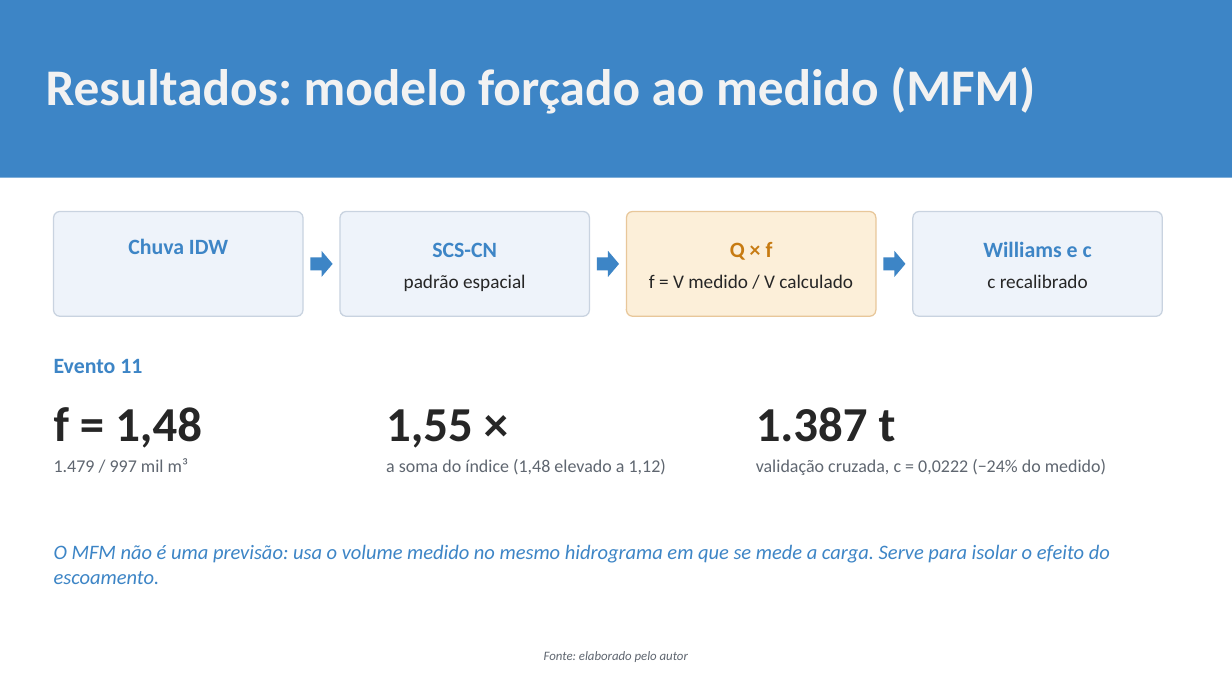
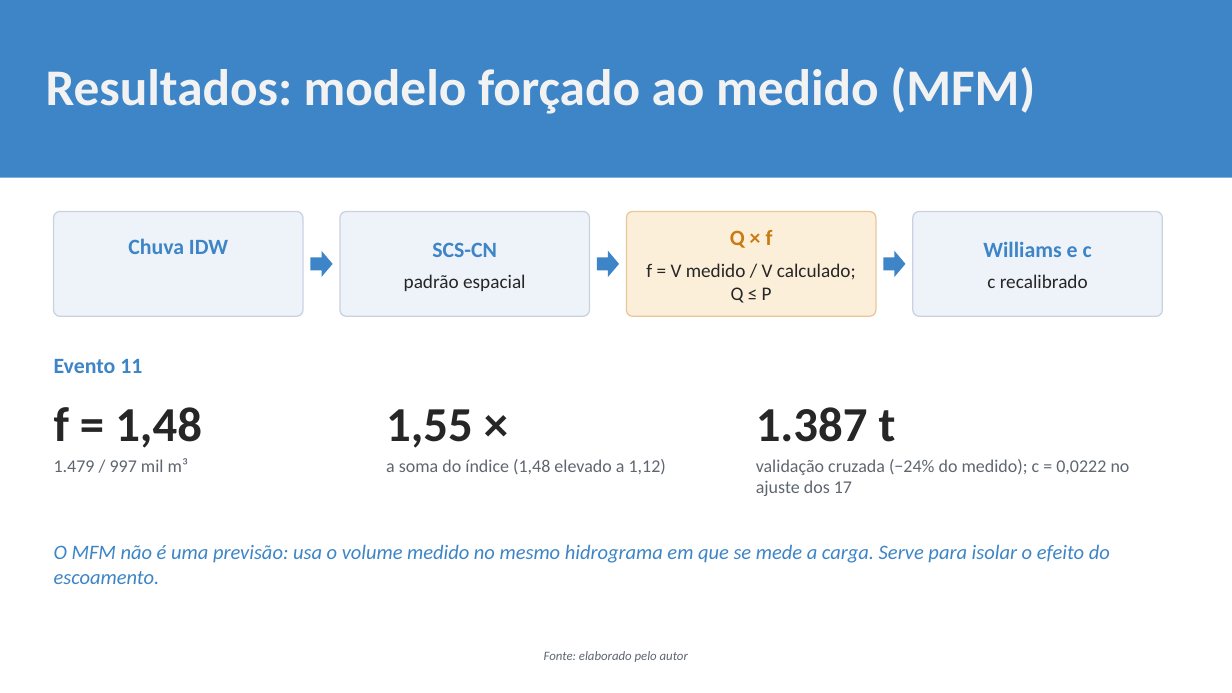
Before and after one commit to mateusvivarelli/TCC, a slide deck: slide 24 of Apresentacao/slideTCC_18-11_sugestoes.pptx (slide 23 before the commit). Drawn at 1232x693 pixels with LibreOffice and Linux fonts; fonts in the diff are those of the drawing; background and template pictures are left out. Boxes give left, top, right and bottom in pixels: in the first picture for what was removed or moved away, otherwise in the second. Text is boxed around its words. In the diff, an @@ line names an element or a change of style, - is before the commit and + after.

```diff
--- a/Apresentacao/slideTCC_18-11_sugestoes.pptx
+++ b/Apresentacao/slideTCC_18-11_sugestoes.pptx
@@ text at (646,263,856,303): text changed @@
-f = V medido / V calculado
+f = V medido / V calculado; Q ≤ P
@@ text at (756,459,1130,496): text changed @@
-validação cruzada, c = 0,0222 (−24% do medido)
+validação cruzada (−24% do medido); c = 0,0222 no ajuste dos 17
```
Also in this commit, not shown: 9 other slides changed, 11 other files.
